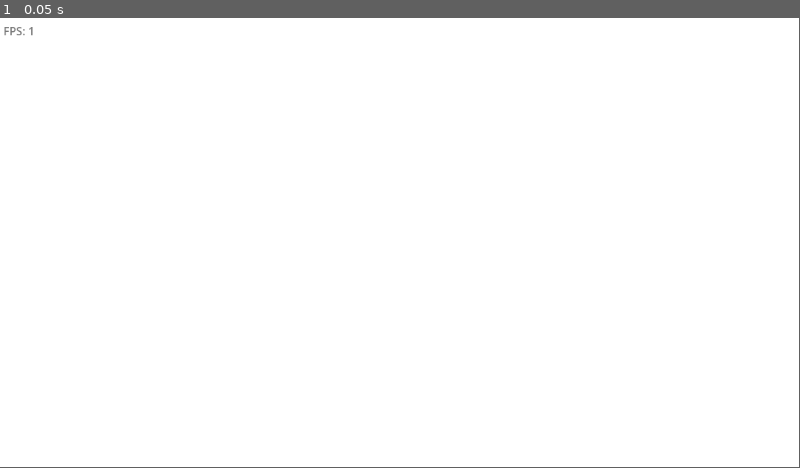
Above: before the commit, frame 1.
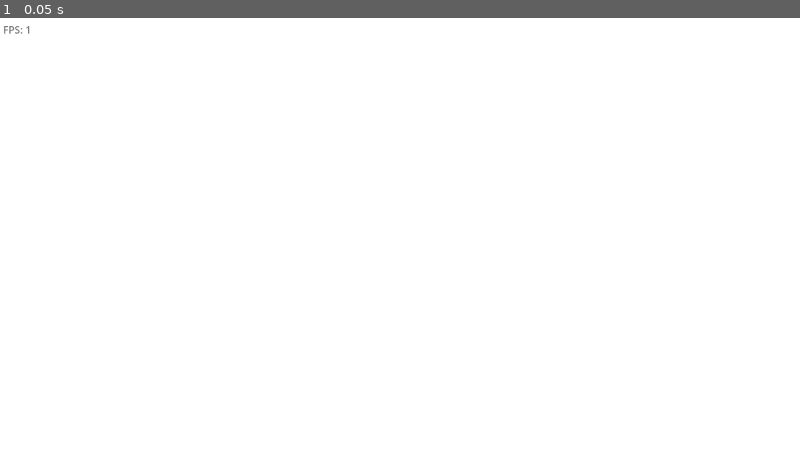
Above: after the commit, the same moment.

Repository: jfakult/particle_system
Game: Godot game, scene res://particle_system.tscn
The game is run twice, just before and just after one commit, with the same random seed, the same clock (stepped at 60 frames per second) and the same inputs.
Inputs:
- Up to frame 1 (0.05 s): no input
In our replay, the window is 799x449 before the commit and 800x450 after it. These sizes can differ from the game's own. Grey fills any space a smaller window leaves; there, only what the larger window draws over its background counts as a difference.

The runs differ from the first frame. In frame 1, less than 0.1% of the frame differs, in the area x 0-5%, y 1-4%.
Error before the commit: Attempt to call function 'texture_create' in base 'null instance' on a null instance. (res://slime_mold.gd:126)
Error after the commit: Attempt to call function 'texture_create' in base 'null instance' on a null instance. (res://slime_mold.gd:124)

Commit message:
Cool things starting to happen. Seeing slime-like behavior

Diff:
--- a/particle_system.tscn
+++ b/particle_system.tscn
@@ -21,7 +21,7 @@
 
 [node name="SlimeMold" type="ColorRect" parent="."]
 material = SubResource("ShaderMaterial_638ch")
-offset_right = 1152.0
-offset_bottom = 648.0
+offset_right = 1280.0
+offset_bottom = 720.0
 color = Color(0.560901, 0.309025, 0.387433, 1)
 script = ExtResource("2_66wie")
--- a/project.godot
+++ b/project.godot
@@ -13,7 +13,7 @@
 config/name="Particle_System"
 run/main_scene="res://particle_system.tscn"
 config/features=PackedStringArray("4.3", "Mobile")
-run/max_fps=100
+run/max_fps=240
 config/icon="res://icon.svg"
 
 [debug]
@@ -22,4 +22,7 @@
 
 [display]
 
+window/size/viewport_width=1280
+window/size/viewport_height=720
+window/size/mode=2
 window/vsync/vsync_mode=0
--- a/slime_mold.gd
+++ b/slime_mold.gd
@@ -99,8 +99,6 @@
 			"species_index": species_index
 		})
 
-		print(agents[-1])
-
 	return agents
 
 func build_shader_buffer(buffer, uniform_type, binding):
@@ -222,9 +220,9 @@
 	rd.compute_list_bind_compute_pipeline(compute_list, pipeline)
 	rd.compute_list_bind_uniform_set(compute_list, uniform_set, 0)
 
-	# Dispatch compute shader
+	# Dispatch compute shader, device limit is 65535
 	@warning_ignore("integer_division")
-	rd.compute_list_dispatch(compute_list, ceil(slime_settings.num_agents / 1.0) + 1, 1, 1)
+	rd.compute_list_dispatch(compute_list, ceil(slime_settings.num_agents / 128.0) + 1, 1, 1)
 	rd.compute_list_end()
 
 	# Submit to GPU and wait for sync
@@ -238,7 +236,7 @@
 	material.set_shader_parameter("trail_map", image_texture)
 
 
-	var agent_byte_data = rd.buffer_get_data(shader_agents_buffer)
-	var first_agent_pos : Vector2 = Vector2(agent_byte_data.decode_float(0), agent_byte_data.decode_float(4))
-	var second_agent_pos : Vector2 = Vector2(agent_byte_data.decode_float(32), agent_byte_data.decode_float(36))
-	print(first_agent_pos, second_agent_pos)
+	#var agent_byte_data = rd.buffer_get_data(shader_agents_buffer)
+	#var first_agent_pos : Vector2 = Vector2(agent_byte_data.decode_float(0), agent_byte_data.decode_float(4))
+	#var second_agent_pos : Vector2 = Vector2(agent_byte_data.decode_float(32), agent_byte_data.decode_float(36))
+	#print(first_agent_pos, second_agent_pos)
--- a/slime_settings.gd
+++ b/slime_settings.gd
@@ -19,8 +19,8 @@
 # Species settings as an array of SpeciesSettings resources
 var species_settings: Array[SpeciesSettings]
 
-func _init(_steps_per_frame: int = 1, _width: int = 1280, _height: int = 720, _num_agents: int = 1000,
-           _spawn_mode: int = SpawnMode.RANDOM, _trail_weight: float = 100.0, _decay_rate: float = 1.0,
+func _init(_steps_per_frame: int = 1, _width: int = 1280, _height: int = 720, _num_agents: int = 100,
+           _spawn_mode: int = SpawnMode.RANDOM, _trail_weight: float = 5.0, _decay_rate: float = 1.0,
            _diffuse_rate: float = 1.0, _species_settings: Array[SpeciesSettings] = [SpeciesSettings.new()]):
     steps_per_frame = _steps_per_frame
     width = _width
--- a/species_settings.gd
+++ b/species_settings.gd
@@ -13,8 +13,12 @@
 # Display Settings
 var colour: Vector4
 
-func _init(_move_speed: float = 150.0, _turn_speed: float = 1.0, _sensor_angle_spacing: float = 1.0,
-           _sensor_offset_dst: float = 1.0, _sensor_size: int = 1, _colour: Vector4 = Vector4(0, 1, 1, 1)):
+# Things that work somewhat well:
+'''
+move_speed : turn_speed ~= 100 : 1.5
+'''
+func _init(_move_speed: float = 100.0, _turn_speed: float = 1.5, _sensor_angle_spacing: float = PI / 6,
+           _sensor_offset_dst: float = 6.0, _sensor_size: int = 3, _colour: Vector4 = Vector4(0, 1, 1, 1)):
     move_speed = _move_speed
     turn_speed = _turn_speed
     sensor_angle_spacing = _sensor_angle_spacing
Not shown, changed: slime.glsl
